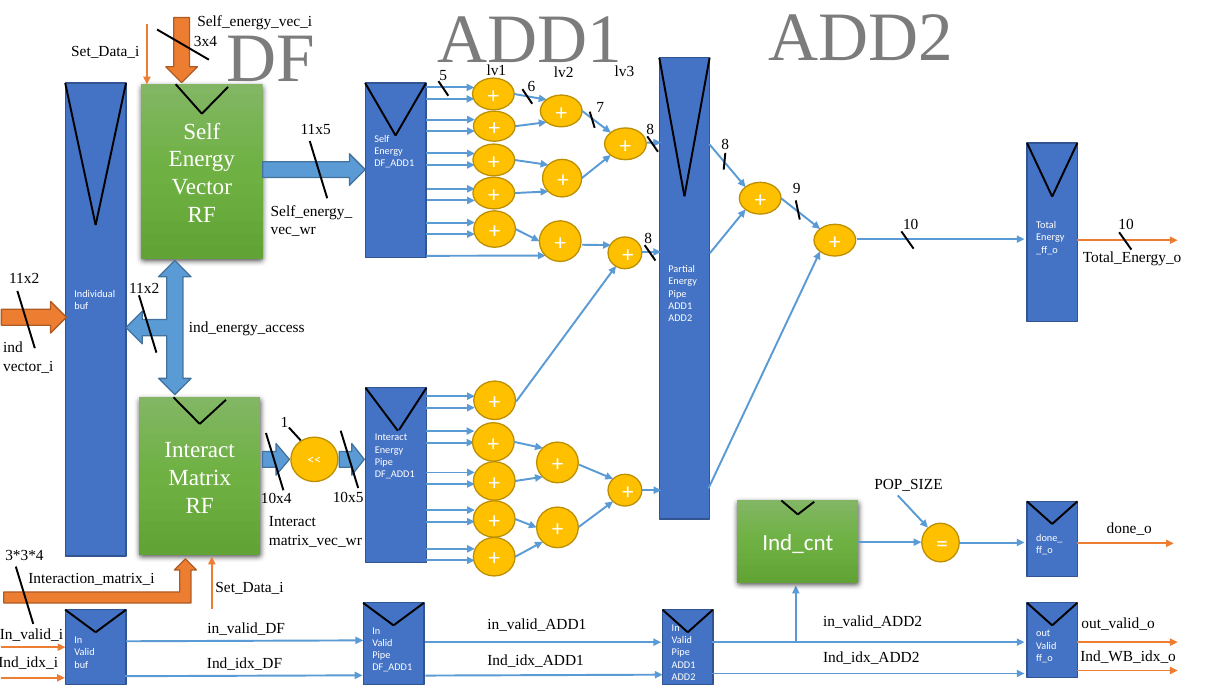
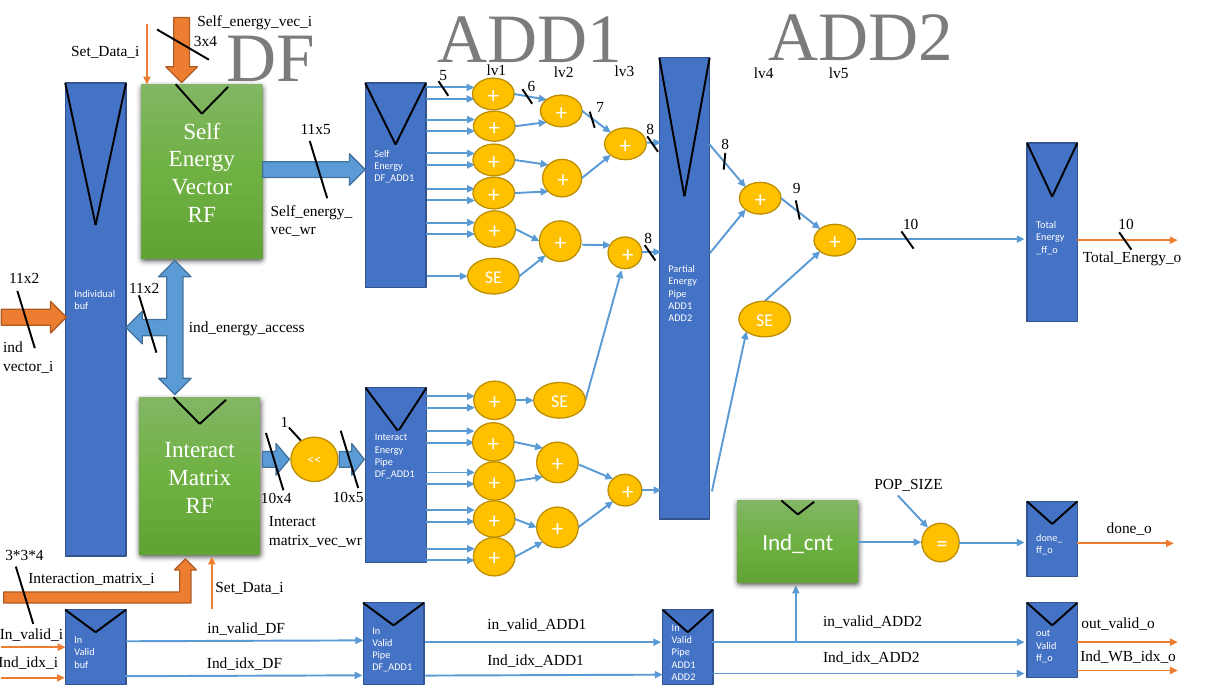
Before and after one commit to sicajc/EC_FINAL_PROJECT, a slide deck: slide 1 of EC_FINAL_PROJECT/EC_FINAL_PROJECT/verilog/fitness_evaluation/image/evaluate_fit_DP.pptx. Drawn at 1232x693 pixels with LibreOffice and Linux fonts; fonts in the diff are those of the drawing. Boxes give left, top, right and bottom in pixels: in the first picture for what was removed or moved away, otherwise in the second. Text is boxed around its words. In the diff, an @@ line names an element or a change of style, - is before the commit and + after.

```diff
--- a/EC_FINAL_PROJECT/EC_FINAL_PROJECT/verilog/fitness_evaluation/image/evaluate_fit_DP.pptx
+++ b/EC_FINAL_PROJECT/EC_FINAL_PROJECT/verilog/fitness_evaluation/image/evaluate_fit_DP.pptx
@@ rectangle "Self": place and size @@
-rectangle "Self" at <box>365,83,426,258</box>
+rectangle "Self" at <box>365,83,426,288</box>
@@ line moved from (365, 83) - (396, 136) to (365, 83) - (396, 144) @@
@@ line moved from (396, 136) - (426, 83) to (396, 144) - (426, 83) @@
@@ text added at <box>754,67,774,78</box>, 12 pt, text #000000 @@
+lv4
@@ text added at <box>829,67,849,78</box>, 12 pt, text #000000 @@
+lv5
@@ ellipse added at <box>468,259,519,295</box>, fill #FFC000, outline #BD8E00 1 pt, 14 pt, text #FFFFFF @@
+SE
@@ arrow added from (519, 276) to (545, 256), #5B9BD5 1.5 pt @@
@@ arrow moved from (709, 489) - (821, 251) to (765, 301) - (821, 251) @@
@@ arrow moved from (427, 256) - (545, 256) to (428, 276) - (468, 276) @@
@@ arrow moved from (517, 402) - (616, 266) to (586, 400) - (622, 271) @@
@@ ellipse added at <box>739,301,791,337</box>, fill #FFC000, outline #BD8E00 1 pt, 14 pt, text #FFFFFF @@
+SE
@@ arrow added from (713, 492) to (747, 332), #5B9BD5 1.5 pt @@
@@ ellipse added at <box>534,383,586,419</box>, fill #FFC000, outline #BD8E00 1 pt, 14 pt, text #FFFFFF @@
+SE
@@ arrow added from (516, 400) to (534, 400), #5B9BD5 1.5 pt @@
```
Also in this commit, not shown: 2 other files.
